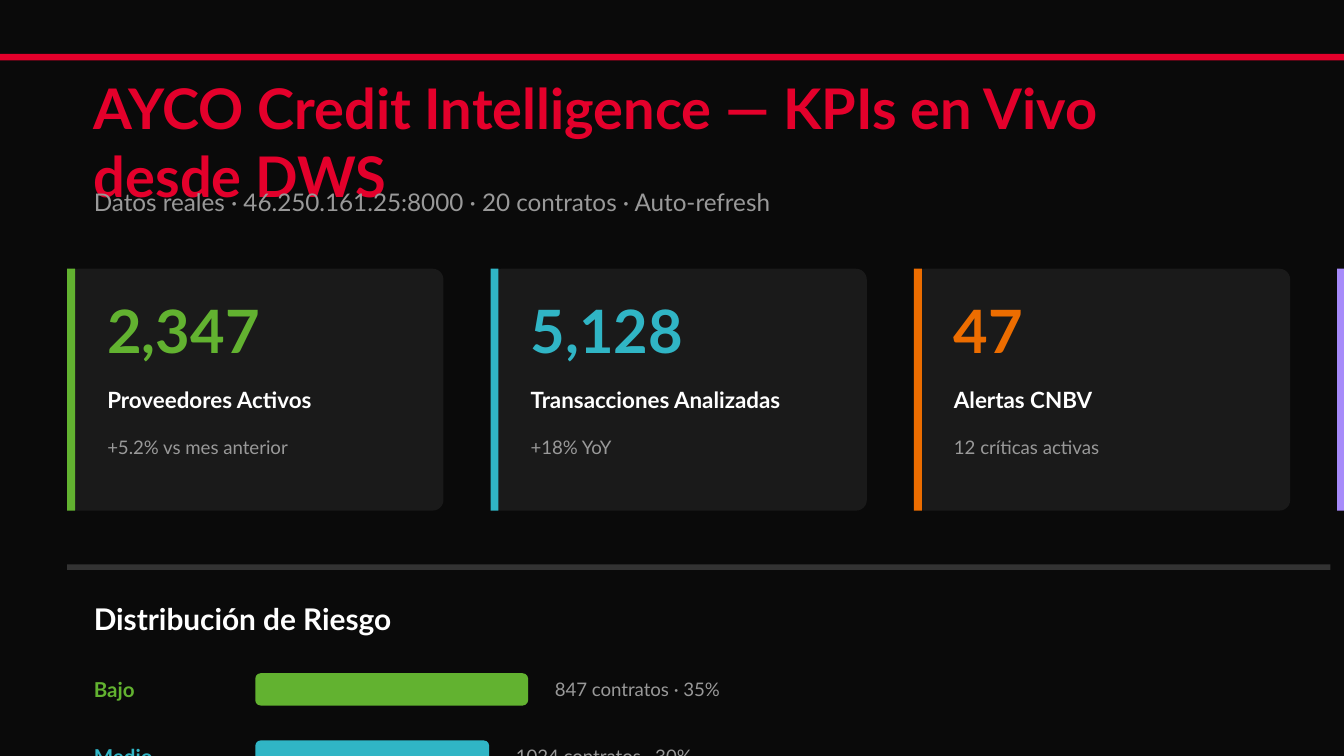
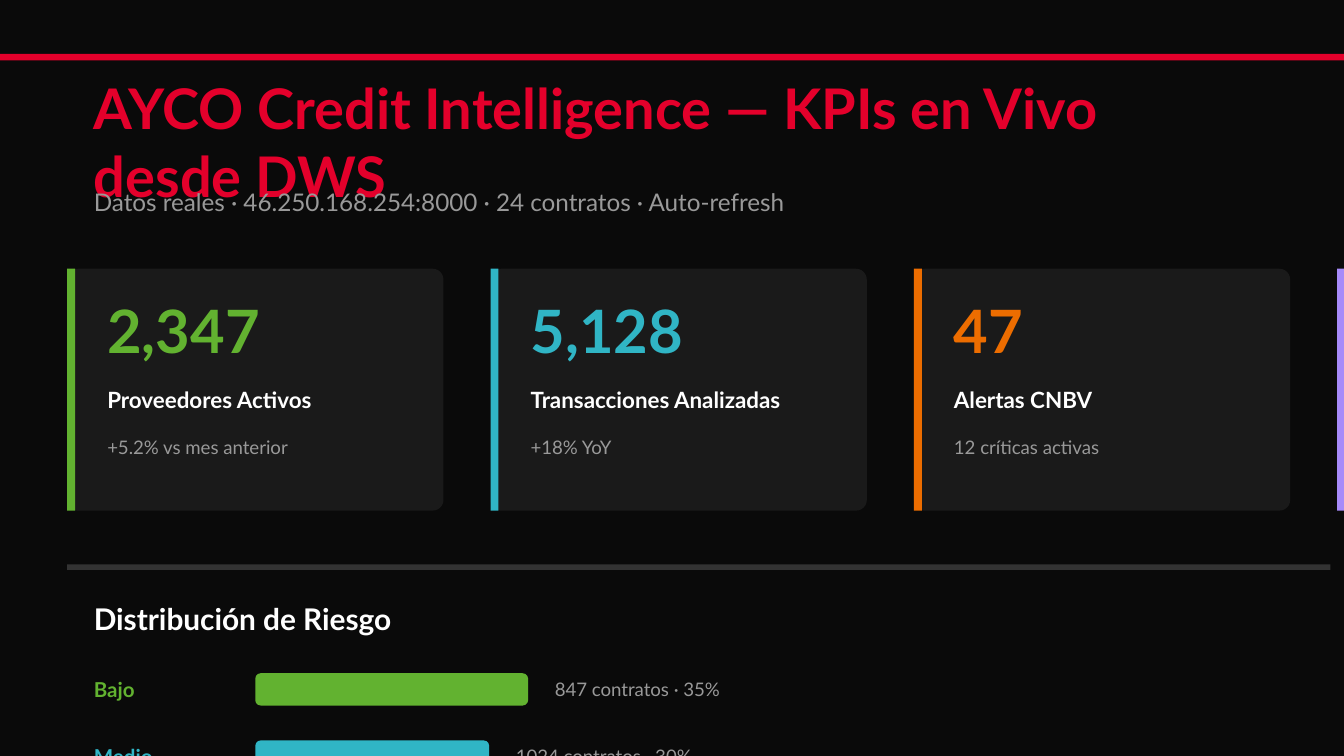
Before and after one commit to Borre/ayco-huawei-cloud, a slide deck: slide 2 of docs/ayco-executive-deck.pptx. Drawn at 1344x756 pixels with LibreOffice and Linux fonts; fonts in the diff are those of the drawing. Boxes give left, top, right and bottom in pixels: in the first picture for what was removed or moved away, otherwise in the second. Text is boxed around its words. In the diff, an @@ line names an element or a change of style, - is before the commit and + after.

```diff
--- a/docs/ayco-executive-deck.pptx
+++ b/docs/ayco-executive-deck.pptx
@@ text at (94,189,785,211): text changed @@
-Datos reales · 46.250.161.25:8000 · 20 contratos · Auto-refresh
+Datos reales · 46.250.168.254:8000 · 24 contratos · Auto-refresh
```
Also in this commit, not shown: 2 other slides changed, 6 other files.
